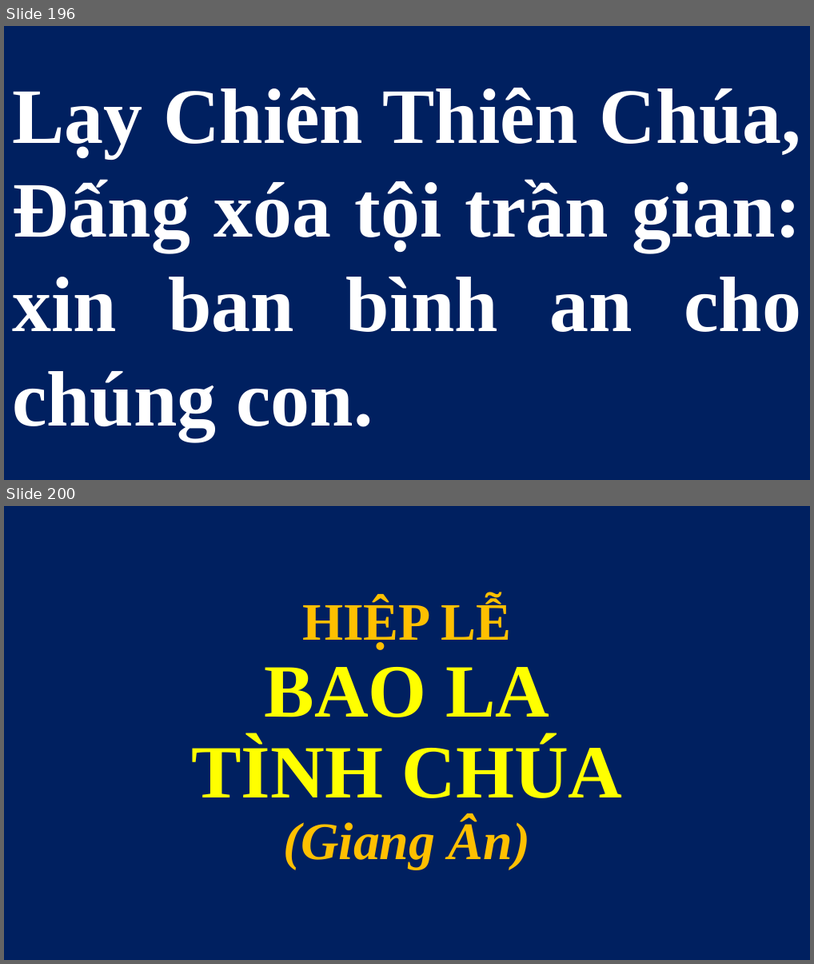
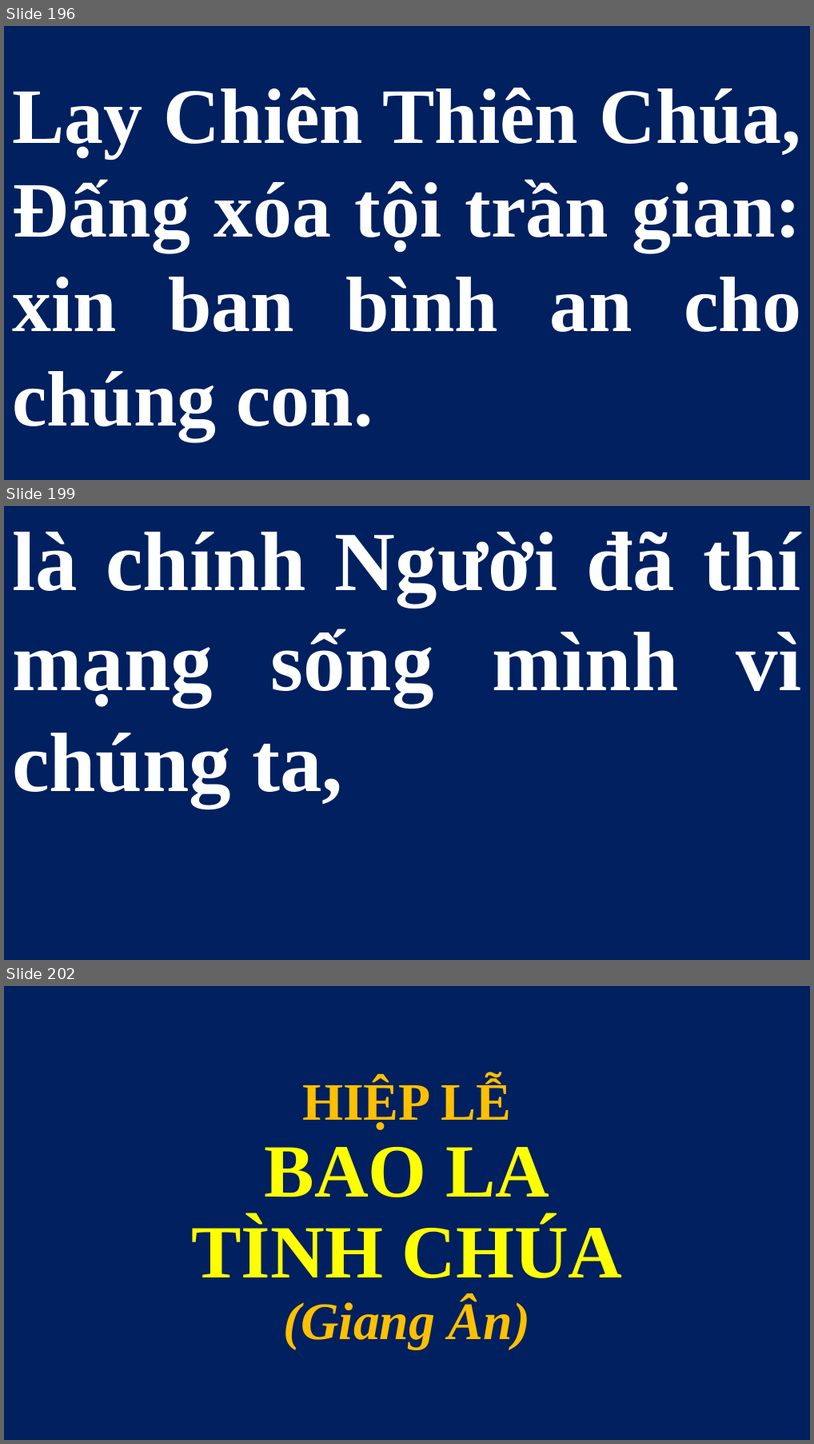
Before and after one commit to lythanhngodev64/SlideLe, a slide deck: Slide/Thứ Bảy - CN-26-TN 2026.pptx. Shown one above the other, each under a label of ours: slides 196 and 200 before the commit, slides 196, 199 and 202 after it; the slides between them are not shown. The pictures are 814x964 and 814x1444 pixels, drawn with LibreOffice and Linux fonts; fonts in the diff are those of the drawing. Boxes give left, top, right and bottom in pixels: in the first picture for what was removed or moved away, otherwise in the second. Text is boxed around its words. In the diff, an @@ line names an element or a change of style, - is before the commit and + after.

```diff
--- a/Slide/Thứ Bảy - CN-26-TN 2026.pptx
+++ b/Slide/Thứ Bảy - CN-26-TN 2026.pptx
@@ slide 199 added at [4,506,810,960], background #FFFFFF @@
@@ title added at [4,506,810,959], fill #002060, 75 pt, text #FFFFFF, bold @@
+là chính Người đã thí mạng sống mình vì chúng ta,
@@ what was slide 200 is now slide 202 @@
```
Also in this commit, not shown: 1 slide changed, 1 other slide added, 1 other file.
